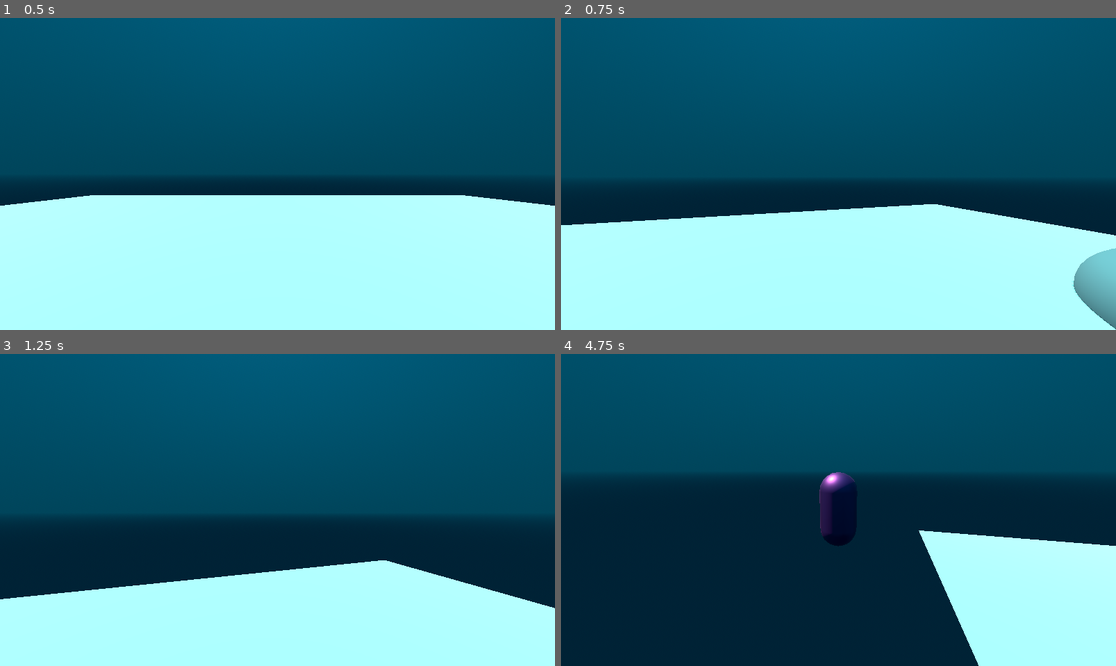
Above: before the commit, frames 1-4 (two rows, left to right).
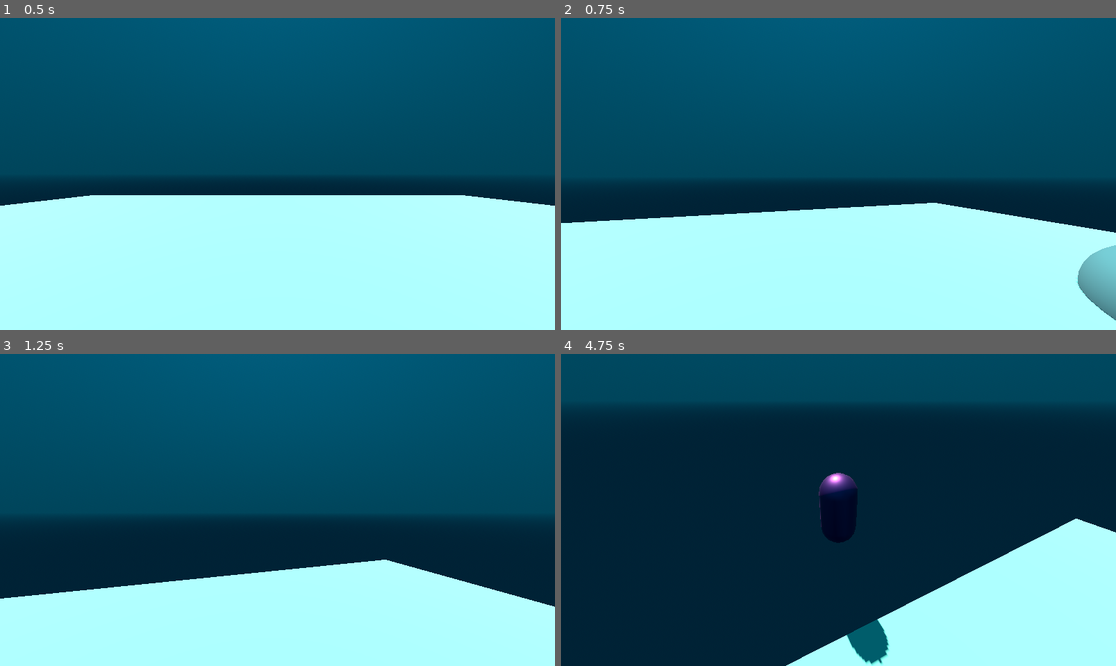
Above: after the commit, the same moments.

Repository: Potoocrest/Uncharted-Depths
Game: Godot game, scene res://Scenes/debug-scene.tscn
Same seed, same stepped clock (60 frames per second), same inputs: the game is played once before the commit and once after it.
Inputs (mouse positions are in pixels of both pictures, inside the frame that each line leads up to):
- Up to frame 1 (0.5 s): no input
- Up to frame 2 (0.75 s): tap Enter (ui_accept) at 0.5, 0.6 s; move the mouse to (866, 174) at 0.52 s; hold W (forward) from 0.53 s (still down); hold Space (jump, bound only after the commit) from 0.53 s (still down); click (866, 174) at 0.67 s
- Up to frame 3 (1.25 s): keep holding W (forward); keep holding Space (jump, bound only after the commit)
- Up to frame 4 (4.75 s): move the mouse to (810, 510) at 1.27 s; release Space (jump, bound only after the commit) at 1.28 s; tap Space (jump, bound only after the commit) at 1.35, 1.52, 1.82, 3.02, 3.32 s; click (810, 510) at 1.42 s; tap Enter (ui_accept) at 1.55, 2.85, 3.6 s; move the mouse to (849, 503) at 2.02 s; hold Space (jump, bound only after the commit) 2.03-2.78 s; tap ` (switch_cam_mode) at 2.1 s; click (849, 503) at 2.17 s; move the mouse to (832, 516) at 2.77 s; click (832, 516) at 2.92 s; move the mouse to (877, 513) at 3.52 s; hold Space (jump, bound only after the commit) 3.53-4.25 s; click (877, 513) at 3.67 s; tap Escape (pause) at 4.15 s; release W (forward) at 4.25 s; drag from (672, 463) to (755, 432) at 4.27 s

Frame 1 is identical in both runs. In frame 2, 0.9% of the frame differs, in the area x 0-100%, y 59-100%; in frame 3, 0.2%; in frame 4, 30%, in the area x 0-100%, y 15-100%.

Commit message:
Added Pause Button

Diff:
--- a/Scenes/debug-scene.tscn
+++ b/Scenes/debug-scene.tscn
@@ -1,9 +1,10 @@
-[gd_scene load_steps=17 format=3 uid="uid://cjldhghbtu8s7"]
+[gd_scene load_steps=18 format=3 uid="uid://cjldhghbtu8s7"]
 
 [ext_resource type="Script" path="res://Scripts/player.gd" id="1_vwbau"]
 [ext_resource type="Script" path="res://Scripts/Collision-Loaders/convex-collision-loader.gd" id="2_dslyp"]
 [ext_resource type="PackedScene" uid="uid://cujtiyoenyvin" path="res://Prefabs/world-environment.tscn" id="3_6bwmp"]
 [ext_resource type="Script" path="res://Scripts/Collision-Loaders/concave-collision-loader.gd" id="3_8tvtt"]
+[ext_resource type="Script" path="res://Scripts/GameManager.gd" id="5_fyorq"]
 
 [sub_resource type="CapsuleShape3D" id="CapsuleShape3D_8goev"]
 
@@ -143,3 +144,7 @@
 light_color = Color(0.796078, 1, 0.933333, 1)
 shadow_enabled = true
 directional_shadow_mode = 1
+
+[node name="GameManager" type="Node3D" parent="."]
+process_mode = 3
+script = ExtResource("5_fyorq")
--- /dev/null
+++ b/Scripts/GameManager.gd
@@ -0,0 +1,13 @@
+extends Node3D
+
+func _input(event):
+	if event.is_action_type():
+		if event.is_action_pressed("pause"):
+			if get_tree().paused:
+				print("Unpaused")
+				get_tree().paused = false
+				Input.mouse_mode = Input.MOUSE_MODE_CAPTURED
+			else:
+				get_tree().paused = true
+				print("Paused")
+				Input.mouse_mode = Input.MOUSE_MODE_VISIBLE
--- a/Scripts/player.gd
+++ b/Scripts/player.gd
@@ -23,10 +23,6 @@
 func _process(_delta):
 	if Input.is_action_just_pressed("switch_cam_mode"):
 		_switch_cam_mode()
-	if Input.is_action_just_pressed("pause") and Input.mouse_mode == Input.MOUSE_MODE_CAPTURED:
-		Input.mouse_mode = Input.MOUSE_MODE_VISIBLE
-	if Input.is_mouse_button_pressed(MOUSE_BUTTON_LEFT) and Input.mouse_mode == Input.MOUSE_MODE_VISIBLE:
-		Input.mouse_mode = Input.MOUSE_MODE_CAPTURED
 
 func _physics_process(delta):
 	# Add the gravity.
@@ -34,8 +30,11 @@
 		velocity.y -= GRAVITY * (delta/buoyancyMultiplier)
 
 	# Handle jump.
-	if Input.is_action_just_pressed("ui_accept") and is_on_floor():
+	if Input.is_action_just_pressed("jump") and is_on_floor():
 		velocity.y = JUMP_VELOCITY
+	if !Input.is_action_pressed("jump") and !is_on_floor() and velocity.y > 0:
+		velocity.y = lerpf(velocity.y, 0, 0.03)
+
 
 	# Get the input direction and handle the movement/deceleration.
 	var input_dir = Input.get_vector("left", "right", "forward", "backward")
--- a/project.godot
+++ b/project.godot
@@ -55,3 +55,8 @@
 "events": [Object(InputEventKey,"resource_local_to_scene":false,"resource_name":"","device":-1,"window_id":0,"alt_pressed":false,"shift_pressed":false,"ctrl_pressed":false,"meta_pressed":false,"pressed":false,"keycode":96,"physical_keycode":0,"key_label":0,"unicode":96,"echo":false,"script":null)
 ]
 }
+jump={
+"deadzone": 0.5,
+"events": [Object(InputEventKey,"resource_local_to_scene":false,"resource_name":"","device":-1,"window_id":0,"alt_pressed":false,"shift_pressed":false,"ctrl_pressed":false,"meta_pressed":false,"pressed":false,"keycode":32,"physical_keycode":0,"key_label":0,"unicode":32,"echo":false,"script":null)
+]
+}
